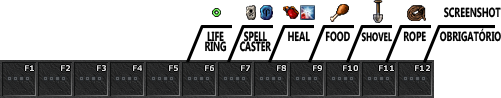
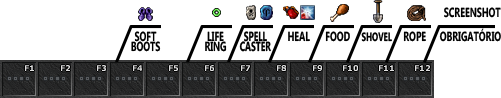
Before/after of a 501 × 98 layered artwork. What changed in the layer stack:
added group "Soft Boots" with 3 layers above "Heal" over [113, 7, 161, 62]
added layer "Pair_of_Soft_Boots" in group "Soft Boots" over [138, 7, 153, 21]
added layer "SOFT BOOTS" in group "Soft Boots" over [131, 31, 161, 52]
added layer "Arrow" (1st of 3, in "Soft Boots") in group "Soft Boots" over [113, 25, 161, 62]
